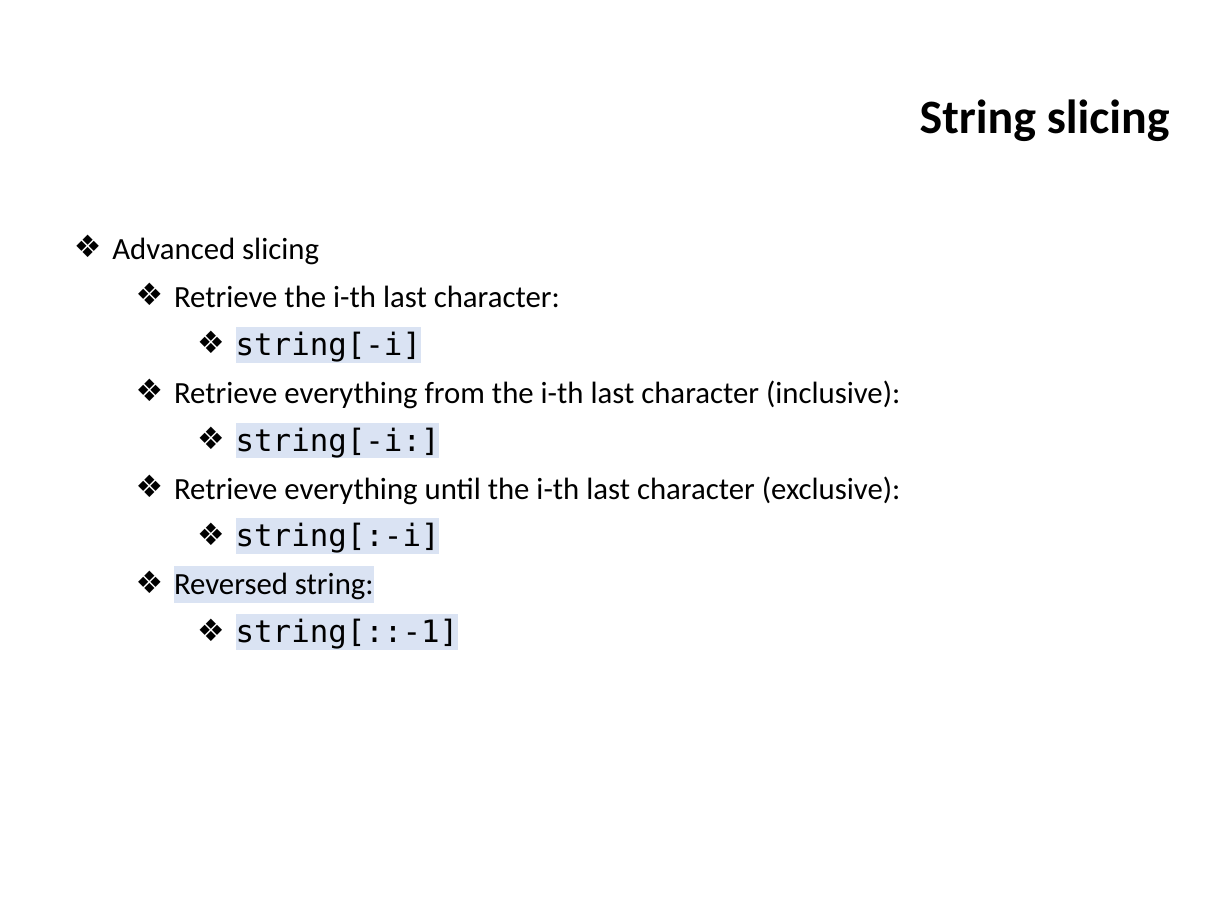
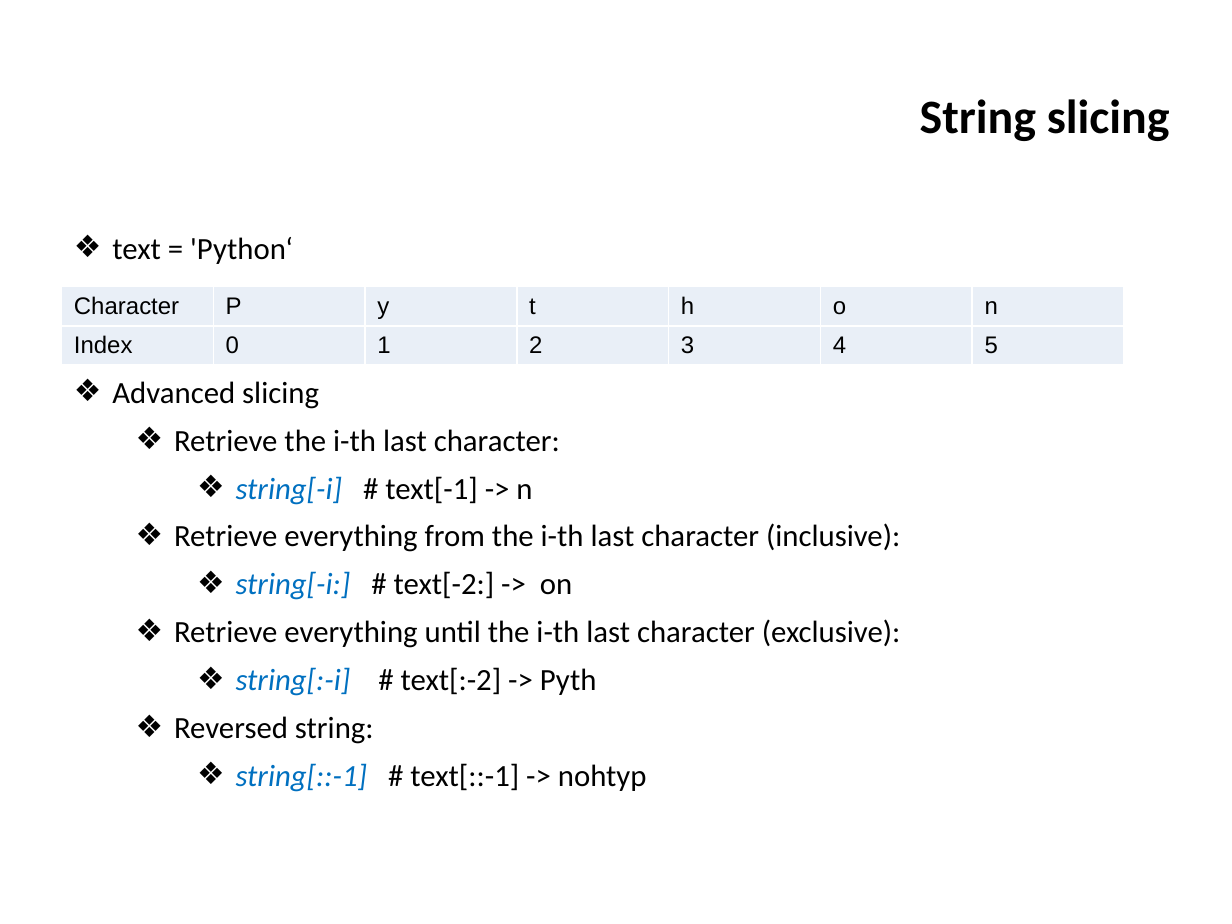
Before and after one commit to ifromm/fcsp, a slide deck: slide 19 of Slides/unit_4_prog_1.pptx (slide 67 before the commit). Drawn at 1232x924 pixels with LibreOffice and Linux fonts; fonts in the diff are those of the drawing; background and template pictures are left out. Boxes give left, top, right and bottom in pixels: in the first picture for what was removed or moved away, otherwise in the second. Text is boxed around its words. In the diff, an @@ line names an element or a change of style, - is before the commit and + after.

```diff
--- a/Slides/unit_4_prog_1.pptx
+++ b/Slides/unit_4_prog_1.pptx
@@ text at box(112, 237, 293, 264): paragraph added @@
+❖ text = 'Python‘
@@ table added at box(62, 287, 1122, 370), 2 rows, 7 columns @@
+Character | P | y | t | h | o | n
+Index | 0 | 1 | 2 | 3 | 4 | 5
@@ text at box(236, 476, 532, 505): text changed; font DejaVu Sans Mono to Calibri @@
-    ❖ string[-i]
+    ❖ string[-i] # text[-1] -> n
@@ text at box(236, 571, 572, 600): text changed; font DejaVu Sans Mono to Calibri @@
-    ❖ string[-i:]
+    ❖ string[-i:] # text[-2:] -> on
@@ text at box(236, 667, 597, 696): text changed; font DejaVu Sans Mono to Calibri @@
-    ❖ string[:-i]
+    ❖ string[:-i] # text[:-2] -> Pyth
@@ text at box(174, 716, 374, 744): highlight #DAE3F3 to none in "Reversed string:" @@
@@ text at box(236, 763, 647, 792): text changed; font DejaVu Sans Mono to Calibri @@
-    ❖ string[::-1]
+    ❖ string[::-1] # text[::-1] -> nohtyp
```
Also in this commit, not shown: 24 other slides changed, 49 slides removed.
